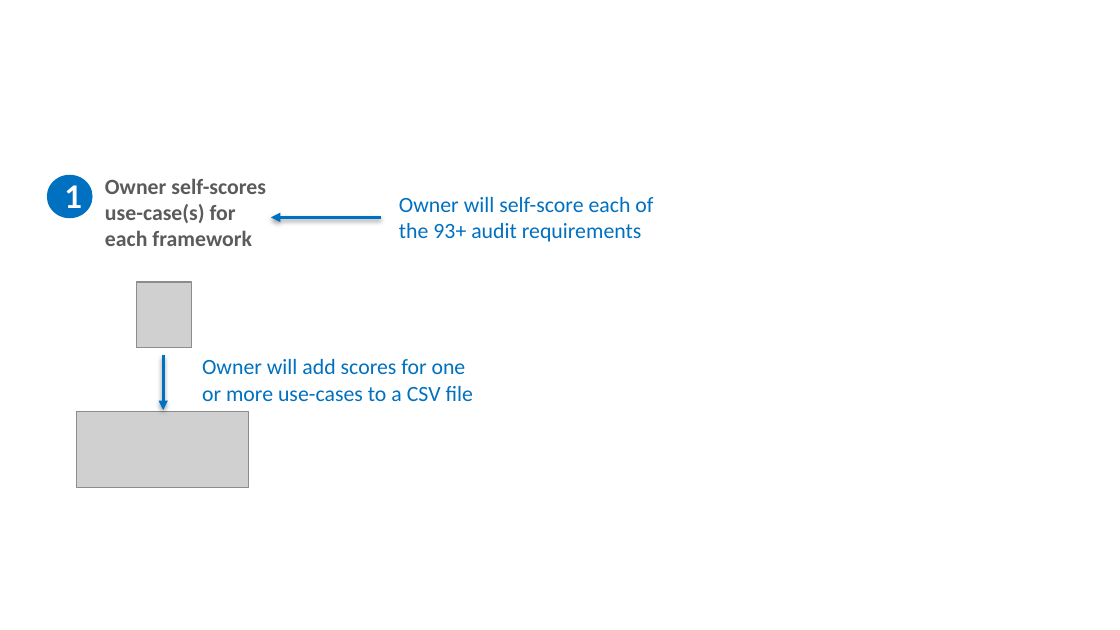
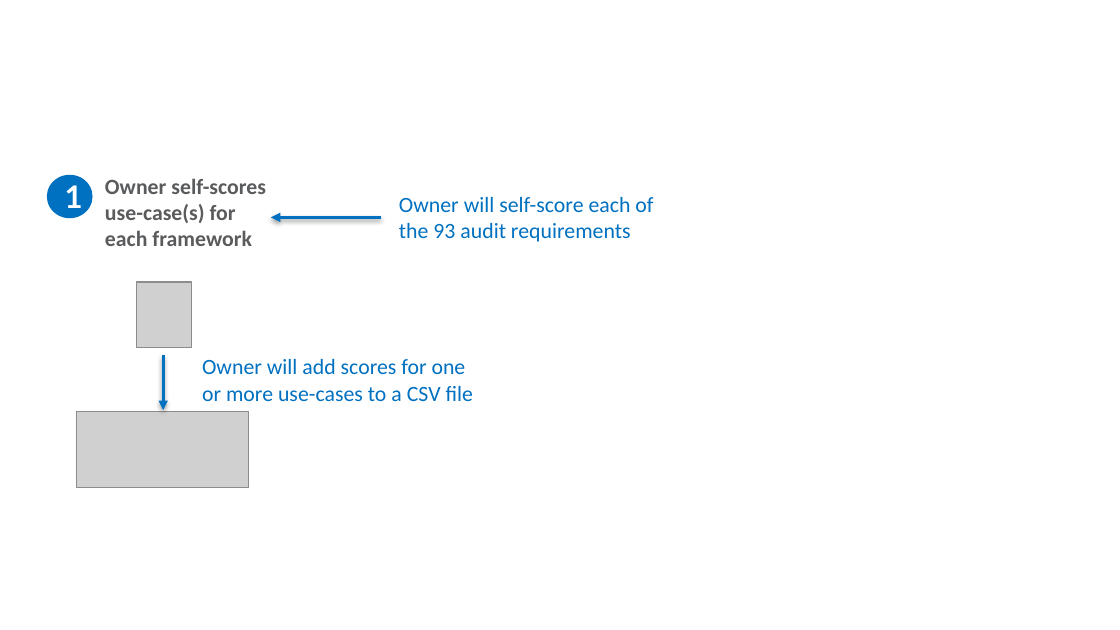
Before and after one commit to ethanmoscot/gao-ai, a slide deck: slide 6 of doc/gao_ai_proposal.pptx. Drawn at 1120x630 pixels with LibreOffice and Linux fonts; fonts in the diff are those of the drawing; grey boxes stand for pictures; background and template pictures are left out. Boxes give left, top, right and bottom in pixels: in the first picture for what was removed or moved away, otherwise in the second. Text is boxed around its words. In the diff, an @@ line names an element or a change of style, - is before the commit and + after.

Commit message:
Updated.

```diff
--- a/doc/gao_ai_proposal.pptx
+++ b/doc/gao_ai_proposal.pptx
@@ text at (399,197,653,242): text changed @@
-Owner will self-score each of the 93+ audit requirements
+Owner will self-score each of the 93 audit requirements
```
Also in this commit, not shown: 2 other slides changed.
